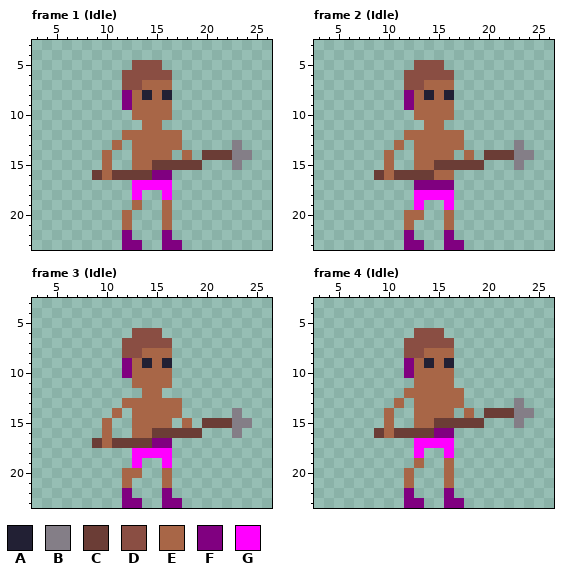
One commit to this pixel-art file: Pixel Art/Units/Skirmisher.ase. This is how it looked before the edit.
30x24 pixels, 27 frames. Shown: frame 1 (Idle): x 3..26, y 3..23; frame 2 (Idle): x 3..26, y 3..23; frame 3 (Idle): x 3..26, y 3..23; frame 4 (Idle): x 3..26, y 3..23. The commit also changed other frames, which this record leaves out.
Visible layers, top first: "Spear", "Helmet", "Person".
Palette (. is transparent): A #222034  B #847e87  C #6b3d36  D #8a4e43  E #a86647  F #800080  G #ff00ff
Pixels before, frame 1 (Idle), first column x 9:
 5 ....DDD.........
 6 ...DDDDD........
 7 ...DDEEE........
 8 ...FEAEA........
 9 ...FEEEE........
10 ....EEEE........
11 .....EE.........
12 ...EEEEEE.......
13 ..E.EEEEE.....B.
14 .E..EEEE.E.CCCBB
15 .E..EECCCCC...B.
16 CECCCCFF........
17 ....GGGG........
18 ....G..G........
19 ....E..E........
20 ...E...E........
21 ...E...E........
22 ...F...F........
23 ...FF..FF.......
Pixels before, frame 2 (Idle), first column x 9:
 5 ....DDD.........
 6 ...DDDDD........
 7 ...DDEEE........
 8 ...FEAEA........
 9 ...FEEEE........
10 ....EEEE........
11 .....EE.........
12 ...EEEEEE.......
13 ..E.EEEEE.....B.
14 .E..EEEE.E.CCCBB
15 .E..EECCCCC...B.
16 CECCCCEE........
17 ....FFFF........
18 ....GGGG........
19 ....G..G........
20 ...EE..E........
21 ...E...E........
22 ...F...F........
23 ...FF..FF.......
Pixels before, frame 3 (Idle), first column x 9:
 6 ....DDD.........
 7 ...DDDDD........
 8 ...DDEEE........
 9 ...FEAEA........
10 ...FEEEE........
11 ....EEEE........
12 .....EE.........
13 ...EEEEEE.......
14 ..E.EEEEE.....B.
15 .E..EEEE.E.CCCBB
16 .E..EECCCCC...B.
17 CECCCCFF........
18 ....GGGG........
19 ....G..G........
20 ...EE..E........
21 ...E...E........
22 ...F...F........
23 ...FF..FF.......
Pixels before, frame 4 (Idle), first column x 9:
 6 ....DDD.........
 7 ...DDDDD........
 8 ...DDEEE........
 9 ...FEAEA........
10 ...FEEEE........
11 ....EEEE........
12 ...EEEEEE.......
13 ..E.EEEEE.....B.
14 .E..EEEE.E.CCCBB
15 .E..EECCCCC...B.
16 CECCCCFF........
17 ....GGGG........
18 ....G..G........
19 ....E..E........
20 ...E...E........
21 ...E...E........
22 ...F...F........
23 ...FF..FF.......
And afterwards:
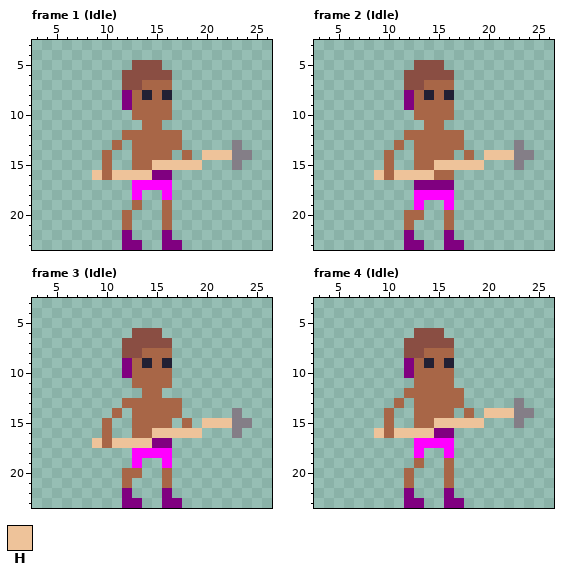
Colours new in this view: H #eec39a
Diff:
Frame 1 (Idle), layer "Spear":
Colour H replaces colour C in row 14 at x 20 to 22; in row 15 at x 15 to 19; in row 16 at x 9 and 11 to 14.
Frame 2 (Idle), layer "Spear": the same change as frame 1 (Idle)
Frame 3 (Idle), layer "Spear":
Colour H replaces colour C in row 15 at x 20 to 22; in row 16 at x 15 to 19; in row 17 at x 9 and 11 to 14.
Frame 4 (Idle), layer "Spear": the same change as frame 1 (Idle)
Changed places in both pictures, as pixel boxes (x1, y1, x2, y2):
changed: (92, 150, 232, 180)
changed: (374, 150, 514, 180)
changed: (92, 418, 232, 448)
changed: (374, 408, 514, 438)
